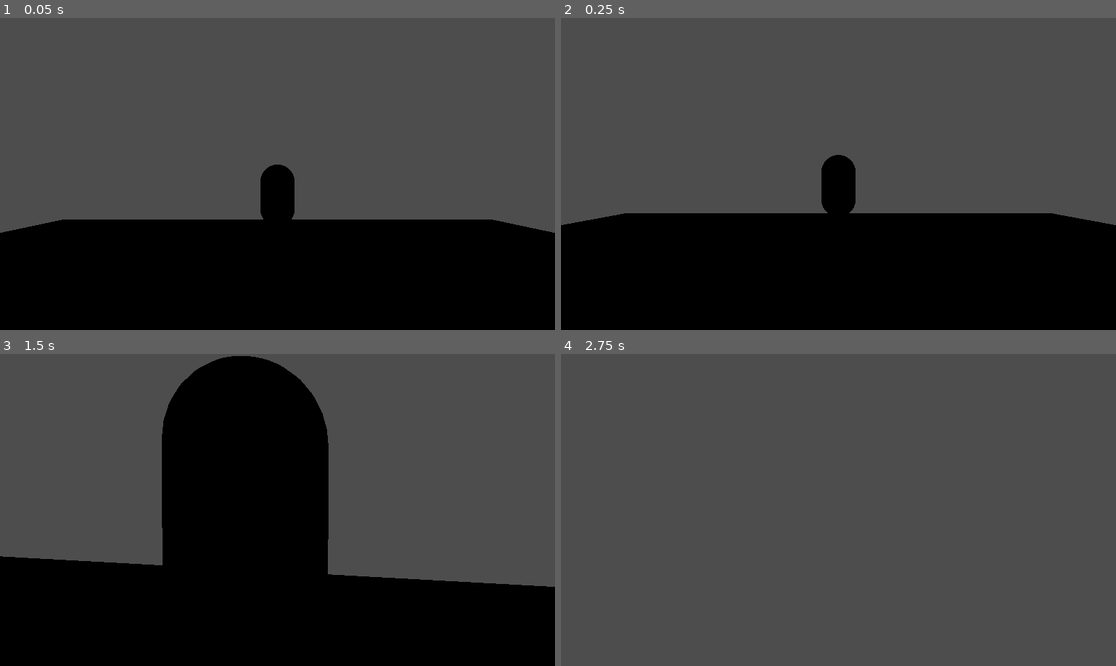
Above: before the commit, frames 1-4 (two rows, left to right).
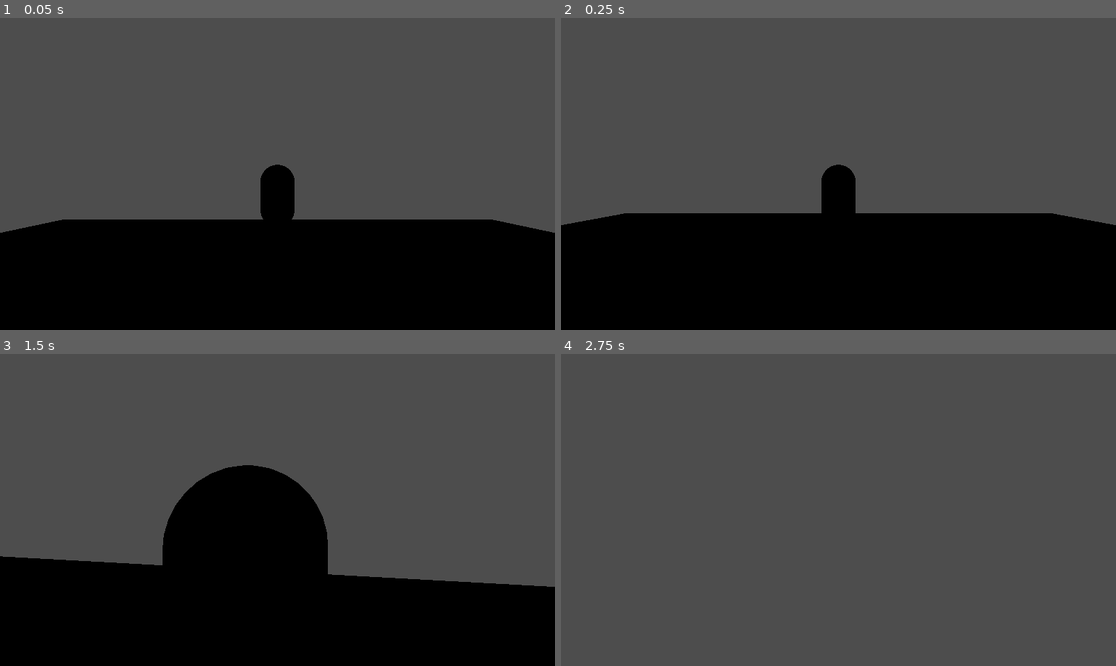
Above: after the commit, the same moments.

Repository: ThreeCoffees/HackYeah2025
Game: Godot game, scene res://test_scenes/leon_test_scene.tscn
Same seed, same stepped clock (60 frames per second), same inputs: the game is played once before the commit and once after it. This scene is started directly instead of the project's main scene.
Inputs (mouse positions are in pixels of both pictures, inside the frame that each line leads up to):
- Up to frame 1 (0.05 s): no input
- Up to frame 2 (0.25 s): no input
- Up to frame 3 (1.5 s): tap Enter (ui_accept) at 0.5, 0.77, 0.8, 1.07, 1.35 s; move the mouse to (305, 510) at 0.52 s; hold W (move_forward) from 0.53 s (still down); click (305, 510) at 0.6 s; move the mouse to (249, 510) at 1.27 s
- Up to frame 4 (2.75 s): keep holding W (move_forward); tap Enter (ui_accept) at 1.52, 1.82, 2.3 s; click (810, 510) at 1.55 s; move the mouse to (849, 503) at 2.02 s; click (849, 503) at 2.1 s

The runs differ from the first frame. In frame 1, less than 0.1% of the frame differs, in the area x 47-53%, y 46-65%; in frame 2, 0.2%; in frame 3, 11%, in the area x 29-60%, y 0-62%; in frame 4, nothing differs.

Commit message:
flying character added

Diff:
--- /dev/null
+++ b/characters/flying_character.gd
@@ -0,0 +1,27 @@
+extends PlayableCharacter
+class_name FlyingCharacter
+
+const SPEED = 5.0
+
+func _physics_process(delta: float) -> void:
+	if is_player():
+		var input_dir := Input.get_vector("move_left", "move_right", "move_forward", "move_backwards")
+		var input_vertical := Input.get_axis("move_down", "move_up");
+
+		var direction := (transform.basis * Vector3(input_dir.x, input_vertical, input_dir.y)).normalized()
+
+		if direction:
+			velocity.x = direction.x * SPEED
+			velocity.z = direction.z * SPEED
+		else:
+			velocity.x = move_toward(velocity.x, 0, SPEED)
+			velocity.z = move_toward(velocity.z, 0, SPEED)
+
+		if input_vertical:
+			velocity.y = input_vertical * SPEED
+		else:
+			velocity.y = move_toward(velocity.y, 0, SPEED)
+	else:
+		velocity += get_gravity() * delta
+
+	move_and_slide()
--- /dev/null
+++ b/characters/flying_character.tscn
@@ -0,0 +1,17 @@
+[gd_scene load_steps=4 format=3 uid="uid://bto115mhdyubd"]
+
+[ext_resource type="Script" uid="uid://bshf6r3q7oj2k" path="res://characters/flying_character.gd" id="1_6kj3i"]
+
+[sub_resource type="SphereShape3D" id="SphereShape3D_6kj3i"]
+
+[sub_resource type="SphereMesh" id="SphereMesh_evaoo"]
+
+[node name="FlyingCharacter" type="CharacterBody3D"]
+script = ExtResource("1_6kj3i")
+metadata/_custom_type_script = "uid://ba7rvi6gf7o0r"
+
+[node name="CollisionShape3D" type="CollisionShape3D" parent="."]
+shape = SubResource("SphereShape3D_6kj3i")
+
+[node name="MeshInstance3D" type="MeshInstance3D" parent="."]
+mesh = SubResource("SphereMesh_evaoo")
--- /dev/null
+++ b/characters/playable_character.gd
@@ -0,0 +1,13 @@
+extends CharacterBody3D
+class_name PlayableCharacter
+
+func is_player():
+	return is_instance_valid(get_node_or_null("PlayerCamera"));
+
+
+func _on_pick_input():
+	set_as_player();
+
+func set_as_player():
+	var player_camera = PlayerCamera.instance;
+	player_camera.reparent(self, false);
--- /dev/null
+++ b/characters/playable_character.tscn
@@ -0,0 +1,6 @@
+[gd_scene load_steps=2 format=3 uid="uid://b4xmcokbmqma"]
+
+[ext_resource type="Script" uid="uid://ba7rvi6gf7o0r" path="res://characters/playable_character.gd" id="1_cne60"]
+
+[node name="PlayableCharacter" type="CharacterBody3D"]
+script = ExtResource("1_cne60")
--- a/characters/walking_character.gd
+++ b/characters/walking_character.gd
@@ -1,43 +1,30 @@
-extends CharacterBody3D
-
+extends PlayableCharacter
 class_name WalkingCharacter
 
 const SPEED = 5.0
 const JUMP_VELOCITY = 4.5
 
-func is_player():
-	return is_instance_valid(get_node_or_null("PlayerCamera"));
 
 func _physics_process(delta: float) -> void:
 	# Add the gravity.
 	if not is_on_floor():
 		velocity += get_gravity() * delta
 
-	if not is_player():
-		return
+	if is_player():
+		# Handle jump.
+		if Input.is_action_just_pressed("jump") and is_on_floor():
+			velocity.y = JUMP_VELOCITY
 
-	# Handle jump.
-	#if Input.is_action_just_pressed("ui_accept") and is_on_floor():
-	#	velocity.y = JUMP_VELOCITY
+		# Get the input direction and handle the movement/deceleration.
+		# As good practice, you should replace UI actions with custom gameplay actions.
+		var input_dir := Input.get_vector("move_left", "move_right", "move_forward", "move_backwards")
 
-	# Get the input direction and handle the movement/deceleration.
-	# As good practice, you should replace UI actions with custom gameplay actions.
-	var input_dir := Input.get_vector("move_left", "move_right", "move_forward", "move_backwards")
-
-	var direction := (transform.basis * Vector3(input_dir.x, 0, input_dir.y)).normalized()
-	if direction:
-		velocity.x = direction.x * SPEED
-		velocity.z = direction.z * SPEED
-	else:
-		velocity.x = move_toward(velocity.x, 0, SPEED)
-		velocity.z = move_toward(velocity.z, 0, SPEED)
+		var direction := (transform.basis * Vector3(input_dir.x, 0, input_dir.y)).normalized()
+		if direction:
+			velocity.x = direction.x * SPEED
+			velocity.z = direction.z * SPEED
+		else:
+			velocity.x = move_toward(velocity.x, 0, SPEED)
+			velocity.z = move_toward(velocity.z, 0, SPEED)
 
 	move_and_slide()
-
-func _on_pick_input():
-	print("picked");
-	set_as_player();
-
-func set_as_player():
-	var player_camera = PlayerCamera.instance;
-	player_camera.reparent(self, false);
--- a/project.godot
+++ b/project.godot
@@ -52,7 +52,7 @@
 }
 move_down={
 "deadzone": 0.2,
-"events": [Object(InputEventKey,"resource_local_to_scene":false,"resource_name":"","device":-1,"window_id":0,"alt_pressed":false,"shift_pressed":true,"ctrl_pressed":false,"meta_pressed":fa …(125 unchanged characters)…
+"events": [Object(InputEventKey,"resource_local_to_scene":false,"resource_name":"","device":-1,"window_id":0,"alt_pressed":false,"shift_pressed":false,"ctrl_pressed":false,"meta_pressed":fa …(125 unchanged characters)…
 ]
 }
 pick={
@@ -60,3 +60,8 @@
 "events": [Object(InputEventMouseButton,"resource_local_to_scene":false,"resource_name":"","device":-1,"window_id":0,"a …(284 unchanged characters)…
 ]
 }
+jump={
+"deadzone": 0.2,
+"events": [Object(InputEventKey,"resource_local_to_scene":false,"resource_name":"","device":-1,"window_id":0,"alt_pressed":false,"shift_pressed":false,"ctrl_pressed":false,"meta_pressed":false,"pressed":false,"keycode":0,"physical_keycode":32,"key_label":0,"unicode":32,"location":0,"echo":false,"script":null)
+]
+}
--- a/test_scenes/leon_test_scene.tscn
+++ b/test_scenes/leon_test_scene.tscn
@@ -1,7 +1,8 @@
-[gd_scene load_steps=5 format=3 uid="uid://b8bq1fncgd3gn"]
+[gd_scene load_steps=6 format=3 uid="uid://b8bq1fncgd3gn"]
 
 [ext_resource type="PackedScene" uid="uid://x8ncv8cvkmg5" path="res://characters/walking_character.tscn" id="1_rw8bm"]
 [ext_resource type="PackedScene" uid="uid://dsbnm1yue8ama" path="res://player/player_camera.tscn" id="2_pv81j"]
+[ext_resource type="PackedScene" uid="uid://bto115mhdyubd" path="res://characters/flying_character.tscn" id="3_uagcx"]
 
 [sub_resource type="BoxMesh" id="BoxMesh_moyko"]
 size = Vector3(20, 1, 20)
@@ -28,3 +29,6 @@
 
 [node name="WalkingCharacter2" parent="." instance=ExtResource("1_rw8bm")]
 transform = Transform3D(1, 0, 0, 0, 1, 0, 0, 0, 1, 0, 0, -6.468672)
+
+[node name="FlyingCharacter" parent="." instance=ExtResource("3_uagcx")]
+transform = Transform3D(1, 0, 0, 0, 1, 0, 0, 0, 1, -5.697995, 3.5570292, 0)
Not shown, added: characters/flying_character.gd.uid
Not shown, added: characters/playable_character.gd.uid
